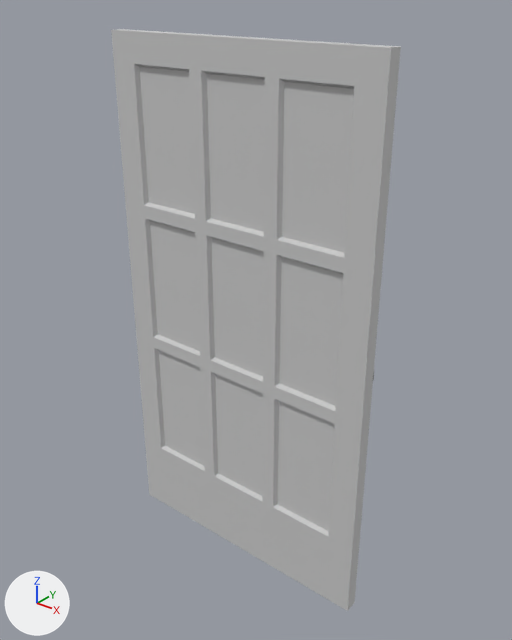
A saved change to the FBX model Meshes/SM_BankLockerODoor.FBX.
Camera for both pictures: a camera (50 mm lens) standing at (2.003, -1.77, 2.146) and looking at (0.565, 0.026, 1.032). The axes (+X, +Y, +Z) are drawn at lower left. The lights are the same throughout. Where no turn or scale is listed for an object, it has been applied to the vertices.

Objects in the first picture: 'SM_BankLockerODoor'.
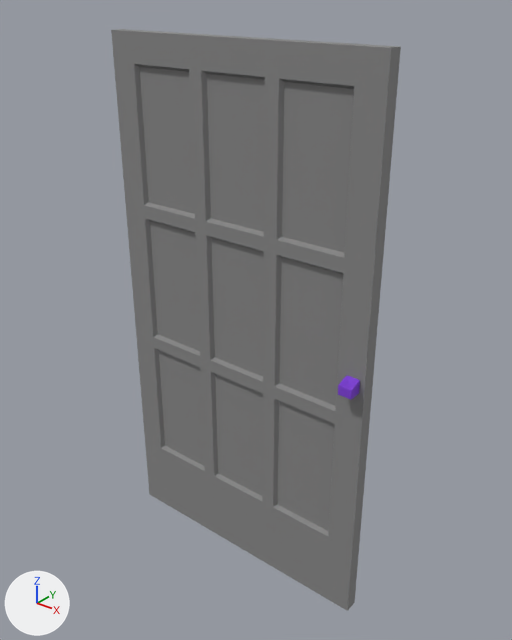
Commit message: Fixing The Locker Door Asset

Pixel boxes (x1, y1, x2, y2) of what changed, in the pictures (512 x 640 px; the box of a moved part takes in the faces that stretch with it):
'SM_BankLockerODoor', recoloured, reshaped: (111, 29, 401, 611) in both
part 1 of me_mesh, moved or reshaped (not visible before): after (338, 375, 360, 400)

What changed in the scene script:
```text
Change mat_m_banklockerodoormetal:
    mat_m_banklockerodoormetal.base_color: (0.588, 0.588, 0.588) -> (0.243, 0.243, 0.243)  # light grey #cacaca -> grey #878787
Change me_mesh:
    where me_mesh.from_pydata(...)  # 778 vertices, 1548 faces; spans x 0.0..1.07, y -0.05..0.05, z 0.0..1.98
    used by ob_sm_banklockerodoor; location = (0.0, 0.0, 0.0)
    me_mesh part 1: the loose piece of 578 vertices spanning x 0.99..1.04, y 0.0..0.05, z 0.95..1.0 is turned -180 degrees about the z axis through its middle, then moved by (0.0, -0.1, 0.0)
```
